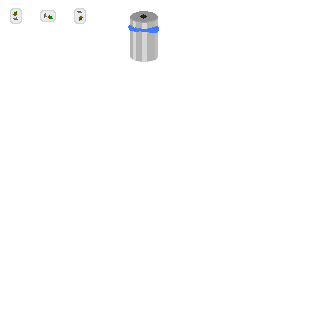
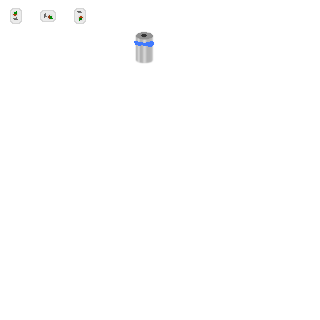
Layers edited between the first and the second 320 x 320 image:
removed layer "Eingefügte Ebene" over [128, 11, 159, 35]
painted on "Hintergrund" over [130, 31, 158, 64]
